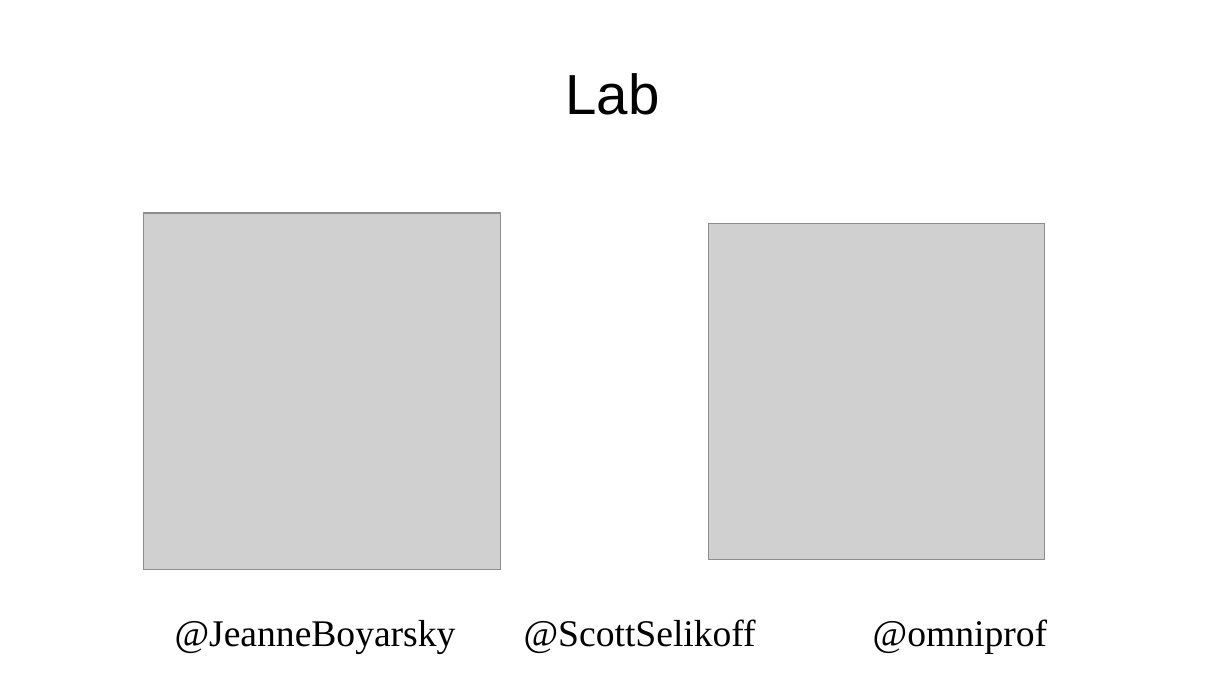
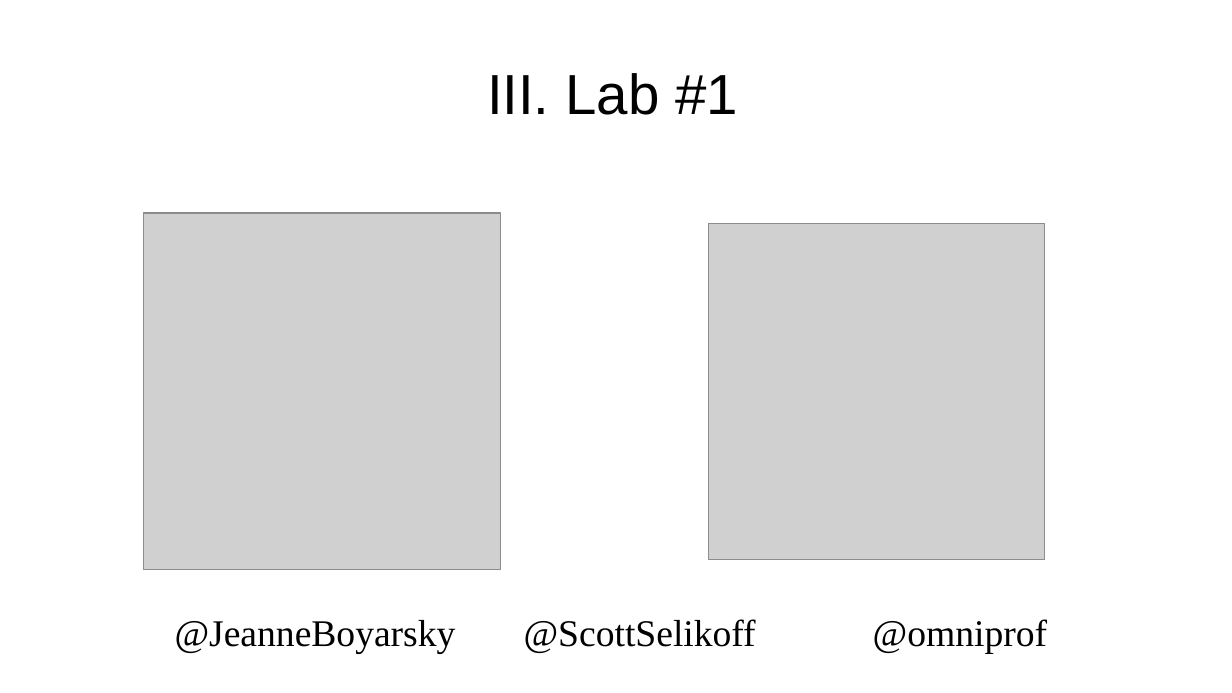
Before and after one commit to boyarsky/2019-oraclecodeone-cert-hol, a slide deck: slide 26 of 2019-OracleCodeOne-HOL.pptx. Drawn at 1232x693 pixels with LibreOffice and Linux fonts; fonts in the diff are those of the drawing; grey boxes stand for pictures; background and template pictures are left out. Boxes give left, top, right and bottom in pixels: in the first picture for what was removed or moved away, otherwise in the second. Text is boxed around its words. In the diff, an @@ line names an element or a change of style, - is before the commit and + after.

```diff
--- a/2019-OracleCodeOne-HOL.pptx
+++ b/2019-OracleCodeOne-HOL.pptx
@@ title at (487,73,738,115): text changed @@
-Lab
+III. Lab #1
```
Also in this commit, not shown: 5 other slides changed.
